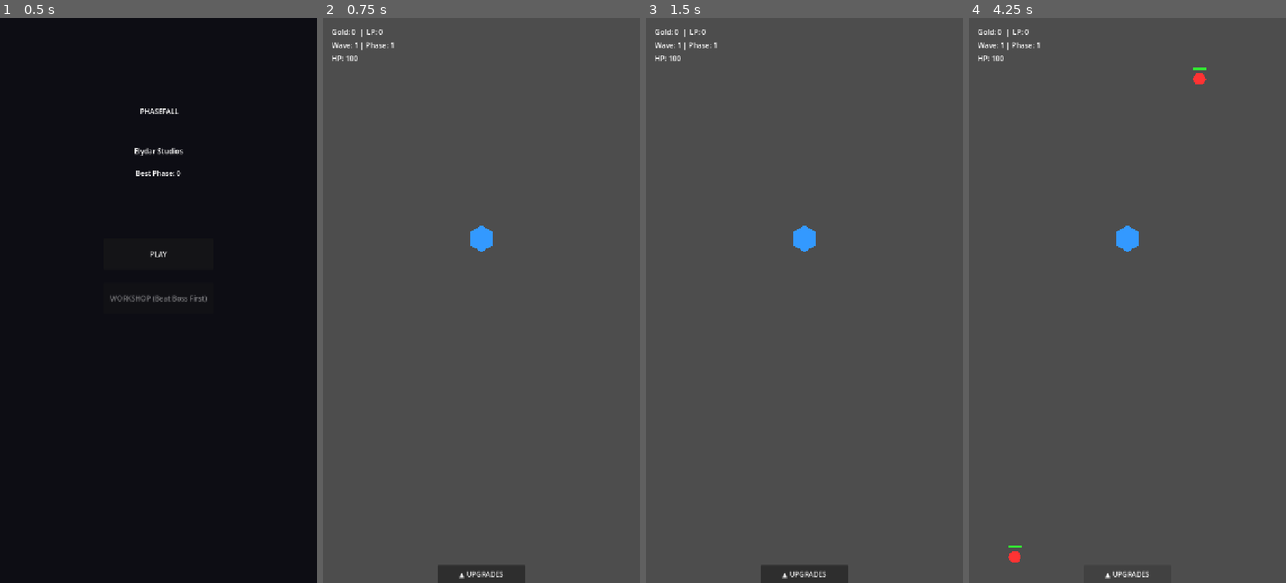
Above: before the commit, frames 1-4 (left to right).
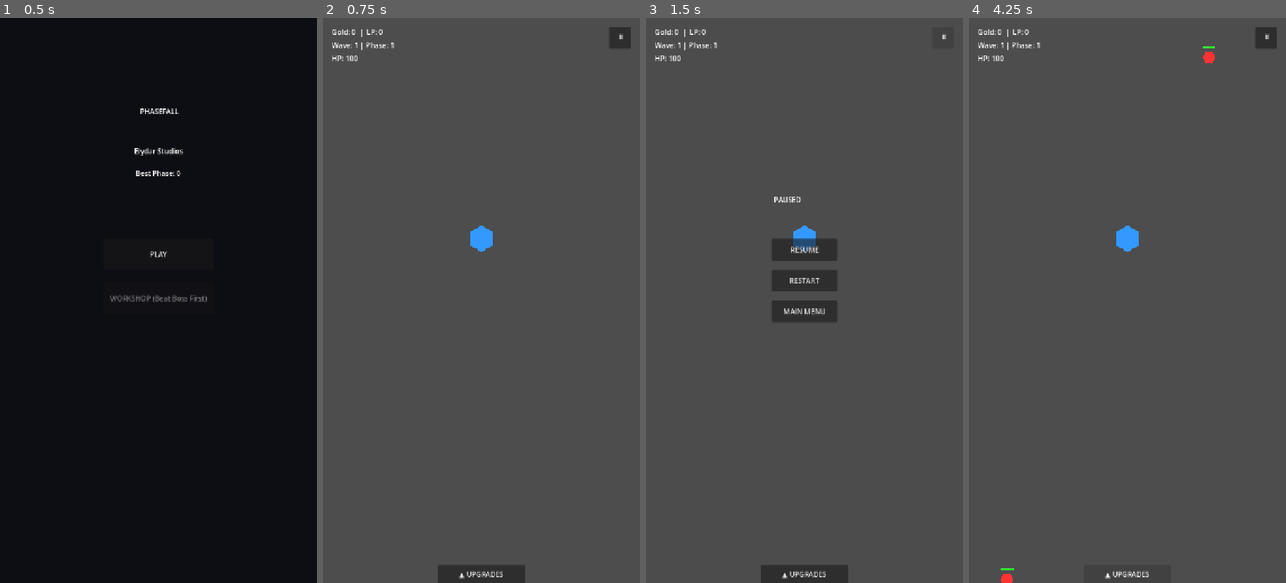
Above: after the commit, the same moments.

Repository: elydarstudio/Base_Defence
Game: Godot game, scene res://Scenes/StartMenu.tscn
Two runs of this game, one before a commit and one after it. Both use one fixed random seed, a clock stepped at 60 frames per second and the inputs below.
Inputs (mouse positions are in pixels of both pictures, inside the frame that each line leads up to):
- Up to frame 1 (0.5 s): no input
- Up to frame 2 (0.75 s): click "PLAY" at 0.5 s
- Up to frame 3 (1.5 s): click (943, 40) at 1.25 s, where only the run after the commit has a clickable "⏸"
- Up to frame 4 (4.25 s): click (1127, 249) at 2 s, where only the run after the commit has a clickable "RESUME"; click "▲ UPGRADES" at 2.75 s; click "▼ UPGRADES" at 3.5 s

Frame 1 is identical in both runs. In frame 2, 0.2% of the frame differs, in the area x 90-98%, y 1-6%; in frame 3, 2.3%, in the area x 39-95%, y 3-54%; in frame 4, 0.6%.

Commit message:
pause screen, main menu button, workshop scene, SaveManager LP persistence, workshop floors applied on game start

Diff:
--- /dev/null
+++ b/base-defence/Scenes/workshop.tscn
@@ -0,0 +1,239 @@
+[gd_scene format=3 uid="uid://cclmoe1c7mi3w"]
+
+[ext_resource type="Script" uid="uid://dsh3yisw8hdgw" path="res://Scripts/workshop.gd" id="1_0uag0"]
+
+[node name="Workshop" type="Control" unique_id=81323887]
+layout_mode = 3
+anchors_preset = 0
+offset_right = 720.0
+offset_bottom = 1280.0
+script = ExtResource("1_0uag0")
+
+[node name="Background" type="ColorRect" parent="." unique_id=28634539]
+layout_mode = 0
+offset_right = 720.0
+offset_bottom = 1280.0
+color = Color(0.050980393, 0.050980393, 0.078431375, 1)
+
+[node name="TitleLabel" type="Label" parent="." unique_id=2146470377]
+layout_mode = 0
+offset_left = 160.0
+offset_top = 30.0
+offset_right = 560.0
+offset_bottom = 90.0
+text = "WORKSHOP"
+horizontal_alignment = 1
+
+[node name="LPLabel" type="Label" parent="." unique_id=1701251026]
+layout_mode = 0
+offset_left = 160.0
+offset_top = 90.0
+offset_right = 560.0
+offset_bottom = 130.0
+text = "Legacy Points: 0"
+horizontal_alignment = 1
+
+[node name="BackButton" type="Button" parent="." unique_id=121072453]
+layout_mode = 0
+offset_left = 20.0
+offset_top = 30.0
+offset_right = 140.0
+offset_bottom = 70.0
+
+[node name="CoreTab" type="Button" parent="." unique_id=1091689339]
+layout_mode = 0
+offset_left = 60.0
+offset_top = 140.0
+offset_right = 340.0
+offset_bottom = 190.0
+text = "CORE UPGRADES"
+
+[node name="SkillTab" type="Button" parent="." unique_id=275156841]
+layout_mode = 0
+offset_left = 380.0
+offset_top = 140.0
+offset_right = 660.0
+offset_bottom = 190.0
+text = "SKILL TREE"
+
+[node name="CoreContent" type="Control" parent="." unique_id=293469516]
+anchors_preset = 0
+offset_top = 200.0
+offset_right = 720.0
+offset_bottom = 1280.0
+
+[node name="ColumnsContainer" type="HBoxContainer" parent="CoreContent" unique_id=1986291772]
+layout_mode = 0
+offset_left = 5.0
+offset_top = 5.0
+offset_right = 715.0
+offset_bottom = 1075.0
+
+[node name="ATKColumn" type="VBoxContainer" parent="CoreContent/ColumnsContainer" unique_id=1352108643]
+layout_mode = 2
+
+[node name="ATKHeader" type="Label" parent="CoreContent/ColumnsContainer/ATKColumn" unique_id=1104679114]
+layout_mode = 2
+text = "⚔ ATK"
+
+[node name="WFloorAtkSpd" type="Button" parent="CoreContent/ColumnsContainer/ATKColumn" unique_id=1391648834]
+custom_minimum_size = Vector2(173, 0)
+layout_mode = 2
+text = "ATK SPD"
+
+[node name="WFloorDmg" type="Button" parent="CoreContent/ColumnsContainer/ATKColumn" unique_id=936371397]
+custom_minimum_size = Vector2(173, 0)
+layout_mode = 2
+text = "DMG"
+
+[node name="WFloorDmgMult" type="Button" parent="CoreContent/ColumnsContainer/ATKColumn" unique_id=626366009]
+custom_minimum_size = Vector2(173, 0)
+layout_mode = 2
+text = "DMG MULT
+"
+
+[node name="WFloorCritChance" type="Button" parent="CoreContent/ColumnsContainer/ATKColumn" unique_id=2141359131]
+custom_minimum_size = Vector2(173, 0)
+layout_mode = 2
+text = "CRIT %"
+
+[node name="WFloorCritDmg" type="Button" parent="CoreContent/ColumnsContainer/ATKColumn" unique_id=341457092]
+custom_minimum_size = Vector2(173, 0)
+layout_mode = 2
+text = "CRIT DMG"
+
+[node name="DEFColumn" type="VBoxContainer" parent="CoreContent/ColumnsContainer" unique_id=1358423566]
+layout_mode = 2
+
+[node name="DEFHeader" type="Label" parent="CoreContent/ColumnsContainer/DEFColumn" unique_id=1816303983]
+layout_mode = 2
+text = "🛡 DEF"
+
+[node name="WFloorShield" type="Button" parent="CoreContent/ColumnsContainer/DEFColumn" unique_id=672656909]
+custom_minimum_size = Vector2(173, 0)
+layout_mode = 2
+text = "SHIELD"
+
+[node name="WFloorShieldRege" type="Button" parent="CoreContent/ColumnsContainer/DEFColumn" unique_id=652597496]
+custom_minimum_size = Vector2(173, 0)
+layout_mode = 2
+text = "SHLD REGEN"
+
+[node name="WFloorDmgReduct" type="Button" parent="CoreContent/ColumnsContainer/DEFColumn" unique_id=52113571]
+custom_minimum_size = Vector2(173, 0)
+layout_mode = 2
+text = "DMG REDUCT"
+
+[node name="WFloorKbFreq" type="Button" parent="CoreContent/ColumnsContainer/DEFColumn" unique_id=2135860025]
+custom_minimum_size = Vector2(173, 0)
+layout_mode = 2
+text = "KB FREQ
+"
+
+[node name="WFloorKbStr" type="Button" parent="CoreContent/ColumnsContainer/DEFColumn" unique_id=1436682713]
+custom_minimum_size = Vector2(173, 0)
+layout_mode = 2
+text = "KB STR"
+
+[node name="HPColumn" type="VBoxContainer" parent="CoreContent/ColumnsContainer" unique_id=896993688]
+layout_mode = 2
+
+[node name="HPHeader" type="Label" parent="CoreContent/ColumnsContainer/HPColumn" unique_id=353870897]
+layout_mode = 2
+text = "❤ HP"
+
+[node name="WFloorMaxHP" type="Button" parent="CoreContent/ColumnsContainer/HPColumn" unique_id=1202758470]
+custom_minimum_size = Vector2(173, 0)
+layout_mode = 2
+text = "MAX HP"
+
+[node name="WFloorRegenAmt" type="Button" parent="CoreContent/ColumnsContainer/HPColumn" unique_id=2090714918]
+custom_minimum_size = Vector2(173, 0)
+layout_mode = 2
+text = "REGEN AMT"
+
+[node name="WFloorRegenSpd" type="Button" parent="CoreContent/ColumnsContainer/HPColumn" unique_id=227387477]
+custom_minimum_size = Vector2(173, 0)
+layout_mode = 2
+text = "REGEN SPD"
+
+[node name="WFloorRecovDelay" type="Button" parent="CoreContent/ColumnsContainer/HPColumn" unique_id=1054370141]
+custom_minimum_size = Vector2(173, 0)
+layout_mode = 2
+text = "RECOV DLY"
+
+[node name="WFloorHealMult" type="Button" parent="CoreContent/ColumnsContainer/HPColumn" unique_id=278061399]
+custom_minimum_size = Vector2(173, 0)
+layout_mode = 2
+text = "HEAL MULT"
+
+[node name="UTILColumn" type="VBoxContainer" parent="CoreContent/ColumnsContainer" unique_id=1431723202]
+layout_mode = 2
+
+[node name="UTILHeader" type="Label" parent="CoreContent/ColumnsContainer/UTILColumn" unique_id=472723313]
+layout_mode = 2
+text = "💰 UTIL"
+
+[node name="WFloorGoldPerKill" type="Button" parent="CoreContent/ColumnsContainer/UTILColumn" unique_id=136485080]
+custom_minimum_size = Vector2(173, 0)
+layout_mode = 2
+text = "GOLD/KILL"
+
+[node name="WFloorGoldMult" type="Button" parent="CoreContent/ColumnsContainer/UTILColumn" unique_id=293321102]
+custom_minimum_size = Vector2(173, 0)
+layout_mode = 2
+text = "GOLD MULT"
+
+[node name="WFloorLpPerWave" type="Button" parent="CoreContent/ColumnsContainer/UTILColumn" unique_id=1012840961]
+custom_minimum_size = Vector2(173, 0)
+layout_mode = 2
+text = "LP/WAVE"
+
+[node name="WFloorLpMult" type="Button" parent="CoreContent/ColumnsContainer/UTILColumn" unique_id=219950210]
+custom_minimum_size = Vector2(173, 0)
+layout_mode = 2
+text = "LP MULT"
+
+[node name="WFloorLpDrop" type="Button" parent="CoreContent/ColumnsContainer/UTILColumn" unique_id=1552032047]
+custom_minimum_size = Vector2(173, 0)
+layout_mode = 2
+text = "LP CHANCE"
+
+[node name="SkillContent" type="Control" parent="." unique_id=1040370086]
+visible = false
+anchors_preset = 0
+offset_top = 200.0
+offset_right = 720.0
+offset_bottom = 1280.0
+
+[node name="LockedLabel" type="Label" parent="SkillContent" unique_id=145371619]
+layout_mode = 0
+offset_left = 160.0
+offset_top = 400.0
+offset_right = 560.0
+offset_bottom = 460.0
+text = "Skill Tree unlocks at Phase 3"
+
+[connection signal="pressed" from="BackButton" to="." method="_on_back_button_pressed"]
+[connection signal="pressed" from="CoreTab" to="." method="_on_core_tab_pressed"]
+[connection signal="pressed" from="SkillTab" to="." method="_on_skill_tab_pressed"]
+[connection signal="pressed" from="CoreContent/ColumnsContainer/ATKColumn/WFloorAtkSpd" to="." method="_on_w_floor_atk_spd_pressed"]
+[connection signal="pressed" from="CoreContent/ColumnsContainer/ATKColumn/WFloorDmg" to="." method="_on_w_floor_dmg_pressed"]
+[connection signal="pressed" from="CoreContent/ColumnsContainer/ATKColumn/WFloorDmgMult" to="." method="_on_w_floor_dmg_mult_pressed"]
+[connection signal="pressed" from="CoreContent/ColumnsContainer/ATKColumn/WFloorCritChance" to="." method="_on_w_floor_crit_chance_pressed"]
+[connection signal="pressed" from="CoreContent/ColumnsContainer/ATKColumn/WFloorCritDmg" to="." method="_on_w_floor_crit_dmg_pressed"]
+[connection signal="pressed" from="CoreContent/ColumnsContainer/DEFColumn/WFloorShield" to="." method="_on_w_floor_shield_pressed"]
+[connection signal="pressed" from="CoreContent/ColumnsContainer/DEFColumn/WFloorShieldRege" to="." method="_on_w_floor_shield_rege_pressed"]
+[connection signal="pressed" from="CoreContent/ColumnsContainer/DEFColumn/WFloorDmgReduct" to="." method="_on_w_floor_dmg_reduct_pressed"]
+[connection signal="pressed" from="CoreContent/ColumnsContainer/DEFColumn/WFloorKbFreq" to="." method="_on_w_floor_kb_freq_pressed"]
+[connection signal="pressed" from="CoreContent/ColumnsContainer/DEFColumn/WFloorKbStr" to="." method="_on_w_floor_kb_str_pressed"]
+[connection signal="pressed" from="CoreContent/ColumnsContainer/HPColumn/WFloorMaxHP" to="." method="_on_w_floor_max_hp_pressed"]
+[connection signal="pressed" from="CoreContent/ColumnsContainer/HPColumn/WFloorRegenAmt" to="." method="_on_w_floor_regen_amt_pressed"]
+[connection signal="pressed" from="CoreContent/ColumnsContainer/HPColumn/WFloorRegenSpd" to="." method="_on_w_floor_regen_spd_pressed"]
+[connection signal="pressed" from="CoreContent/ColumnsContainer/HPColumn/WFloorRecovDelay" to="." method="_on_w_floor_recov_delay_pressed"]
+[connection signal="pressed" from="CoreContent/ColumnsContainer/HPColumn/WFloorHealMult" to="." method="_on_w_floor_heal_mult_pressed"]
+[connection signal="pressed" from="CoreContent/ColumnsContainer/UTILColumn/WFloorGoldPerKill" to="." method="_on_w_floor_gold_per_kill_pressed"]
+[connection signal="pressed" from="CoreContent/ColumnsContainer/UTILColumn/WFloorGoldMult" to="." method="_on_w_floor_gold_mult_pressed"]
+[connection signal="pressed" from="CoreContent/ColumnsContainer/UTILColumn/WFloorLpPerWave" to="." method="_on_w_floor_lp_per_wave_pressed"]
+[connection signal="pressed" from="CoreContent/ColumnsContainer/UTILColumn/WFloorLpMult" to="." method="_on_w_floor_lp_mult_pressed"]
+[connection signal="pressed" from="CoreContent/ColumnsContainer/UTILColumn/WFloorLpDrop" to="." method="_on_w_floor_lp_drop_pressed"]
--- a/base-defence/Scripts/main.gd
+++ b/base-defence/Scripts/main.gd
@@ -116,9 +116,93 @@
 	enemy_scene = preload("res://Scenes/Enemy.tscn")
 	boss_scene = preload("res://Scenes/Boss.tscn")
 	damage_number_scene = preload("res://Scenes/damage_number.tscn")
+	phase = SaveManager.data.get("start_phase", 1)
 	$Base.set_bullet_scene(bullet_scene)
 	$Base.set_main(self)
-	_update_ui()
+	_apply_workshop_floors()
+	_update_ui()
+
+func _apply_workshop_floors():
+	var d = SaveManager.data
+	# ATK
+	attack_speed_level = d["floor_attack_speed"]
+	attack_speed_cost = int(35 * pow(1.2, attack_speed_level))
+	$Base.fire_rate += attack_speed_level * 0.125
+
+	damage_level = d["floor_damage"]
+	damage_cost = int(30 * pow(1.2, damage_level))
+	$Base.bullet_damage += damage_level * 1.0
+
+	dmg_mult_level = d["floor_dmg_mult"]
+	dmg_mult_cost = int(60 * pow(1.25, dmg_mult_level))
+	$Base.damage_multiplier += dmg_mult_level * 0.1
+
+	crit_chance_level = d["floor_crit_chance"]
+	crit_chance_cost = int(40 * pow(1.3, crit_chance_level))
+	$Base.crit_chance += crit_chance_level * 0.05
+
+	crit_dmg_level = d["floor_crit_dmg"]
+	crit_dmg_cost = int(60 * pow(1.25, crit_dmg_level))
+	$Base.crit_damage += crit_dmg_level * 0.25
+
+	# DEF
+	shield_level = d["floor_shield"]
+	shield_cost = int(35 * pow(1.2, shield_level))
+	$Base.add_shield(shield_level * 20.0)
+
+	shield_regen_level = d["floor_shield_regen"]
+	shield_regen_cost = int(50 * pow(1.25, shield_regen_level))
+	$Base.shield_regen += shield_regen_level * 1.0
+
+	dmg_reduct_level = d["floor_dmg_reduct"]
+	dmg_reduct_cost = int(45 * pow(1.2, dmg_reduct_level))
+	$Base.damage_reduction += dmg_reduct_level * 0.02
+
+	kb_freq_level = d["floor_kb_freq"]
+	kb_freq_cost = int(40 * pow(1.2, kb_freq_level))
+	if kb_freq_level > 0:
+		$Base.knockback_freq = max(0.5, 5.0 - (kb_freq_level * 0.2))
+
+	kb_str_level = d["floor_kb_str"]
+	kb_str_cost = int(40 * pow(1.2, kb_str_level))
+	$Base.knockback_strength += kb_str_level * 20.0
+
+	# HP
+	max_hp_level = d["floor_max_hp"]
+	max_hp_cost = int(35 * pow(1.2, max_hp_level))
+	$Base.increase_max_health(max_hp_level * 20.0)
+
+	regen_amt_level = d["floor_regen_amt"]
+	regen_amt_cost = int(40 * pow(1.25, regen_amt_level))
+	$Base.hp_regen += regen_amt_level * 1.0
+
+	regen_spd_level = d["floor_regen_spd"]
+	regen_spd_cost = int(40 * pow(1.2, regen_spd_level))
+	$Base.regen_interval = max(1.0, 5.0 - (regen_spd_level * 0.1))
+
+	recov_delay_level = d["floor_recov_delay"]
+	recov_delay_cost = int(35 * pow(1.2, recov_delay_level))
+	$Base.recovery_delay = max(0.0, 3.0 - (recov_delay_level * 0.15))
+
+	heal_mult_level = d["floor_heal_mult"]
+	heal_mult_cost = int(60 * pow(1.25, heal_mult_level))
+	$Base.heal_multiplier += heal_mult_level * 0.1
+
+	# UTIL
+	gold_per_kill_level = d["floor_gold_per_kill"]
+	gold_per_kill_cost = int(20 * pow(1.2, gold_per_kill_level))
+
+	gold_mult_level = d["floor_gold_mult"]
+	gold_mult_cost = int(50 * pow(1.25, gold_mult_level))
+
+	legacy_per_wave_level = d["floor_legacy_per_wave"]
+	legacy_per_wave_cost = int(20 * pow(1.2, legacy_per_wave_level))
+
+	legacy_mult_level = d["floor_legacy_mult"]
+	legacy_mult_cost = int(50 * pow(1.25, legacy_mult_level))
+
+	legacy_drop_level = d["floor_legacy_drop"]
+	legacy_drop_cost = int(40 * pow(1.3, legacy_drop_level))
 
 func _process(delta):
 	if game_over:
@@ -201,6 +285,10 @@
 	game_over = true
 	$UI/GameOverScreen.visible = true
 	$UI/GameOverScreen/PhaseLabel.text = "Phase Reached: " + str(phase)
+	SaveManager.data["legacy_points"] += legacy_points
+	if phase > SaveManager.data["best_phase"]:
+		SaveManager.data["best_phase"] = phase
+	SaveManager.save_game()
 	get_tree().paused = true
 
 func _on_restart_button_pressed():
@@ -464,3 +552,27 @@
 		2: return Vector2(-20, randf_range(0, 1280))
 		3: return Vector2(740, randf_range(0, 1280))
 	return Vector2.ZERO
+
+
+# ── Pause ─────────────────────────────────────
+func _on_pause_button_pressed():
+	get_tree().paused = true
+	$UI/PauseScreen.visible = true
+
+func _on_resume_button_pressed():
+	get_tree().paused = false
+	$UI/PauseScreen.visible = false
+
+func _on_pause_restart_button_pressed():
+	get_tree().paused = false
+	await get_tree().process_frame
+	get_tree().reload_current_scene()
+
+func _on_pause_menu_button_pressed():
+	get_tree().paused = false
+	get_tree().change_scene_to_file("res://Scenes/StartMenu.tscn")
+
+# ── Game Over extra button ─────────────────────
+func _on_menu_button_pressed():
+	get_tree().paused = false
+	get_tree().change_scene_to_file("res://Scenes/StartMenu.tscn")
--- /dev/null
+++ b/base-defence/Scripts/workshop.gd
@@ -0,0 +1,191 @@
+extends Control
+
+# LP costs scale steeper than gold — x1.4 per level
+const LP_SCALE = 1.4
+
+# Base LP costs per stat
+const COSTS = {
+	"floor_attack_speed": 10,
+	"floor_damage": 10,
+	"floor_dmg_mult": 20,
+	"floor_crit_chance": 15,
+	"floor_crit_dmg": 20,
+	"floor_shield": 12,
+	"floor_shield_regen": 18,
+	"floor_dmg_reduct": 15,
+	"floor_kb_freq": 12,
+	"floor_kb_str": 12,
+	"floor_max_hp": 12,
+	"floor_regen_amt": 15,
+	"floor_regen_spd": 15,
+	"floor_recov_delay": 12,
+	"floor_heal_mult": 20,
+	"floor_gold_per_kill": 8,
+	"floor_gold_mult": 18,
+	"floor_legacy_per_wave": 8,
+	"floor_legacy_mult": 18,
+	"floor_legacy_drop": 15,
+}
+
+# Map button node names to save keys
+const BUTTON_MAP = {
+	"WFloorAtkSpd": "floor_attack_speed",
+	"WFloorDmg": "floor_damage",
+	"WFloorDmgMult": "floor_dmg_mult",
+	"WFloorCritChance": "floor_crit_chance",
+	"WFloorCritDmg": "floor_crit_dmg",
+	"WFloorShield": "floor_shield",
+	"WFloorShieldRegen": "floor_shield_regen",
+	"WFloorDmgReduct": "floor_dmg_reduct",
+	"WFloorKbFreq": "floor_kb_freq",
+	"WFloorKbStr": "floor_kb_str",
+	"WFloorMaxHP": "floor_max_hp",
+	"WFloorRegenAmt": "floor_regen_amt",
+	"WFloorRegenSpd": "floor_regen_spd",
+	"WFloorRecovDelay": "floor_recov_delay",
+	"WFloorHealMult": "floor_heal_mult",
+	"WFloorGoldPerKill": "floor_gold_per_kill",
+	"WFloorGoldMult": "floor_gold_mult",
+	"WFloorLpPerWave": "floor_legacy_per_wave",
+	"WFloorLpMult": "floor_legacy_mult",
+	"WFloorLpDrop": "floor_legacy_drop",
+}
+
+const STAT_LABELS = {
+	"floor_attack_speed": ["ATK SPD", "+0.125/s"],
+	"floor_damage": ["DMG", "+1 dmg"],
+	"floor_dmg_mult": ["DMG MULT", "+10%"],
+	"floor_crit_chance": ["CRIT %", "+5%"],
+	"floor_crit_dmg": ["CRIT DMG", "+25%"],
+	"floor_shield": ["SHIELD", "+20"],
+	"floor_shield_regen": ["SHLD RGN", "+1/s"],
+	"floor_dmg_reduct": ["DMG REDUCT", "+2%"],
+	"floor_kb_freq": ["KB FREQ", "+1"],
+	"floor_kb_str": ["KB STR", "+20"],
+	"floor_max_hp": ["MAX HP", "+20"],
+	"floor_regen_amt": ["REGEN AMT", "+1hp"],
+	"floor_regen_spd": ["REGEN SPD", "-0.1s"],
+	"floor_recov_delay": ["RECOV DLY", "-0.15s"],
+	"floor_heal_mult": ["HEAL MULT", "+10%"],
+	"floor_gold_per_kill": ["GOLD/KILL", "+1g"],
+	"floor_gold_mult": ["GOLD MULT", "+10%"],
+	"floor_legacy_per_wave": ["LP/WAVE", "+1"],
+	"floor_legacy_mult": ["LP MULT", "+10%"],
+	"floor_legacy_drop": ["LP CHANCE", "+5%"],
+}
+
+func _ready():
+	_update_ui()
+
+func _update_ui():
+	var lp = SaveManager.data["legacy_points"]
+	$LPLabel.text = "Legacy Points: " + str(lp)
+
+	# Update all 20 buttons
+	for btn_name in BUTTON_MAP:
+		var key = BUTTON_MAP[btn_name]
+		var level = SaveManager.data[key]
+		var base_cost = COSTS[key]
+		var cost = int(base_cost * pow(LP_SCALE, level))
+		var label = STAT_LABELS[key][0]
+		var per_level = STAT_LABELS[key][1]
+		var btn = _find_button(btn_name)
+		if btn == null:
+			continue
+		btn.text = label + "\nLv" + str(level) + " → " + str(level + 1) + "\n" + per_level + " | " + str(cost) + " LP"
+		btn.disabled = lp < cost
+
+func _find_button(btn_name: String) -> Button:
+	# Search through all columns
+	var columns = ["ATKColumn", "DEFColumn", "HPColumn", "UTILColumn"]
+	for col in columns:
+		var path = "CoreContent/ColumnsContainer/" + col + "/" + btn_name
+		if has_node(path):
+			return get_node(path)
+	return null
+
+func _purchase(btn_name: String):
+	var key = BUTTON_MAP[btn_name]
+	var level = SaveManager.data[key]
+	var base_cost = COSTS[key]
+	var cost = int(base_cost * pow(LP_SCALE, level))
+	var lp = SaveManager.data["legacy_points"]
+	if lp < cost:
+		return
+	SaveManager.data["legacy_points"] -= cost
+	SaveManager.data[key] += 1
+	SaveManager.save_game()
+	_update_ui()
+
+# ── Tab switching ─────────────────────────────
+func _on_core_tab_pressed():
+	$CoreContent.visible = true
+	$SkillContent.visible = false
+
+func _on_skill_tab_pressed():
+	$CoreContent.visible = false
+	$SkillContent.visible = true
+
+func _on_back_button_pressed():
+	get_tree().change_scene_to_file("res://Scenes/StartMenu.tscn")
+
+# ── Purchase handlers ─────────────────────────
+func _on_w_floor_atk_spd_pressed():
+	_purchase("WFloorAtkSpd")
+
+func _on_w_floor_dmg_pressed():
+	_purchase("WFloorDmg")
+
+func _on_w_floor_dmg_mult_pressed():
+	_purchase("WFloorDmgMult")
+
+func _on_w_floor_crit_chance_pressed():
+	_purchase("WFloorCritChance")
+
+func _on_w_floor_crit_dmg_pressed():
+	_purchase("WFloorCritDmg")
+
+func _on_w_floor_shield_pressed():
+	_purchase("WFloorShield")
+
+func _on_w_floor_shield_regen_pressed():
+	_purchase("WFloorShieldRegen")
+
+func _on_w_floor_dmg_reduct_pressed():
+	_purchase("WFloorDmgReduct")
+
+func _on_w_floor_kb_freq_pressed():
+	_purchase("WFloorKbFreq")
+
+func _on_w_floor_kb_str_pressed():
+	_purchase("WFloorKbStr")
+
+func _on_w_floor_max_hp_pressed():
+	_purchase("WFloorMaxHP")
+
+func _on_w_floor_regen_amt_pressed():
+	_purchase("WFloorRegenAmt")
+
+func _on_w_floor_regen_spd_pressed():
+	_purchase("WFloorRegenSpd")
+
+func _on_w_floor_recov_delay_pressed():
+	_purchase("WFloorRecovDelay")
+
+func _on_w_floor_heal_mult_pressed():
+	_purchase("WFloorHealMult")
+
+func _on_w_floor_gold_per_kill_pressed():
+	_purchase("WFloorGoldPerKill")
+
+func _on_w_floor_gold_mult_pressed():
+	_purchase("WFloorGoldMult")
+
+func _on_w_floor_lp_per_wave_pressed():
+	_purchase("WFloorLpPerWave")
+
+func _on_w_floor_lp_mult_pressed():
+	_purchase("WFloorLpMult")
+
+func _on_w_floor_lp_drop_pressed():
+	_purchase("WFloorLpDrop")
--- a/base-defence/main.tscn
+++ b/base-defence/main.tscn
@@ -70,6 +70,15 @@
 offset_right = 435.0
 offset_bottom = 700.0
 text = "Run Again"
+
+[node name="MenuButton" type="Button" parent="UI/GameOverScreen" unique_id=835057921]
+process_mode = 3
+layout_mode = 0
+offset_left = 285.0
+offset_top = 720.0
+offset_right = 435.0
+offset_bottom = 770.0
+text = "MAIN MENU"
 
 [node name="UpgradePanel" type="Control" parent="UI" unique_id=2095261955]
 layout_mode = 3
@@ -219,9 +228,59 @@
 layout_mode = 2
 text = "LP CHANCE"
 
+[node name="PauseButton" type="Button" parent="UI" unique_id=1040772999]
+offset_left = 650.0
+offset_top = 20.0
+offset_right = 700.0
+offset_bottom = 70.0
+text = " ⏸"
+
+[node name="PauseScreen" type="ColorRect" parent="UI" unique_id=23037150]
+process_mode = 3
+visible = false
+offset_right = 720.0
+offset_bottom = 1280.0
+color = Color(0, 0, 0, 0.003921569)
+
+[node name="PauseLabel" type="Label" parent="UI/PauseScreen" unique_id=248810584]
+layout_mode = 0
+offset_left = 290.0
+offset_top = 400.0
+offset_right = 356.0
+offset_bottom = 423.0
+text = "PAUSED "
+
+[node name="ResumeButton" type="Button" parent="UI/PauseScreen" unique_id=493426277]
+process_mode = 3
+layout_mode = 0
+offset_left = 285.0
+offset_top = 500.0
+offset_right = 435.0
+offset_bottom = 550.0
+text = "RESUME"
+
+[node name="PauseRestartButton" type="Button" parent="UI/PauseScreen" unique_id=743257159]
+process_mode = 3
+layout_mode = 0
+offset_left = 285.0
+offset_top = 570.0
+offset_right = 435.0
+offset_bottom = 620.0
+text = "RESTART"
+
+[node name="PauseMenuButton" type="Button" parent="UI/PauseScreen" unique_id=1543768184]
+process_mode = 3
+layout_mode = 0
+offset_left = 285.0
+offset_top = 640.0
+offset_right = 435.0
+offset_bottom = 690.0
+text = "MAIN MENU"
+
 [node name="DamageLayer" type="CanvasLayer" parent="." unique_id=1848438676]
 
 [connection signal="pressed" from="UI/GameOverScreen/RestartButton" to="." method="_on_restart_button_pressed"]
+[connection signal="pressed" from="UI/GameOverScreen/MenuButton" to="." method="_on_menu_button_pressed"]
 [connection signal="pressed" from="UI/UpgradePanel/PanelHandle" to="." method="_on_panel_handle_pressed"]
 [connection signal="pressed" from="UI/UpgradePanel/ColumnsContainer/ATKColumn/ATKSpdButton" to="." method="_on_atk_spd_button_pressed"]
 [connection signal="pressed" from="UI/UpgradePanel/ColumnsContainer/ATKColumn/DmgButton" to="." method="_on_dmg_button_pressed"]
@@ -243,3 +302,8 @@
 [connection signal="pressed" from="UI/UpgradePanel/ColumnsContainer/UTILColumn/LegacyPerWaveButton" to="." method="_on_legacy_per_wave_button_pressed"]
 [connection signal="pressed" from="UI/UpgradePanel/ColumnsContainer/UTILColumn/LegacyMultButton" to="." method="_on_legacy_mult_button_pressed"]
 [connection signal="pressed" from="UI/UpgradePanel/ColumnsContainer/UTILColumn/LegacyDropButton" to="." method="_on_legacy_drop_button_pressed"]
+[connection signal="pressed" from="UI/PauseButton" to="." method="_on_pause_button_pressed"]
+[connection signal="pressed" from="UI/PauseScreen/ResumeButton" to="." method="_on_resume_button_pressed"]
+[connection signal="pressed" from="UI/PauseScreen/PauseRestartButton" to="." method="_on_pause_restart_button_pressed"]
+[connection signal="pressed" from="UI/PauseScreen/PauseRestartButton" to="." method="_on_button_pause_restart_button_pressed"]
+[connection signal="pressed" from="UI/PauseScreen/PauseMenuButton" to="." method="_on_pause_menu_button_pressed"]
Not shown, added: base-defence/Scripts/workshop.gd.uid
